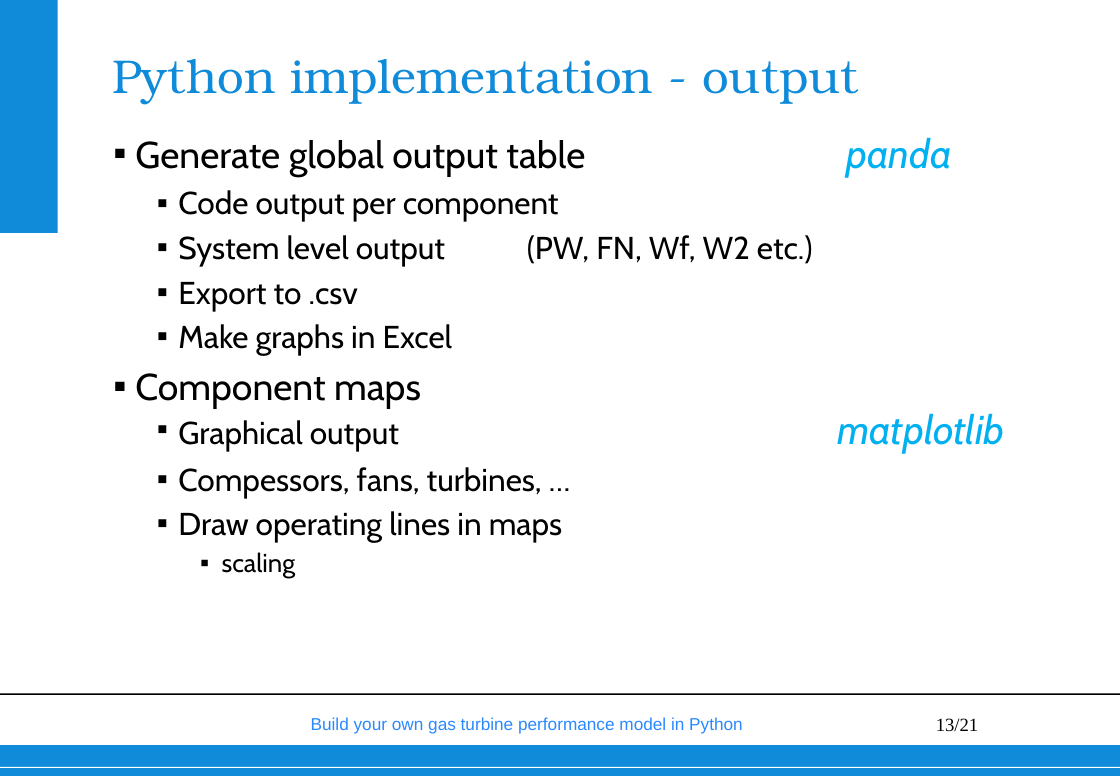
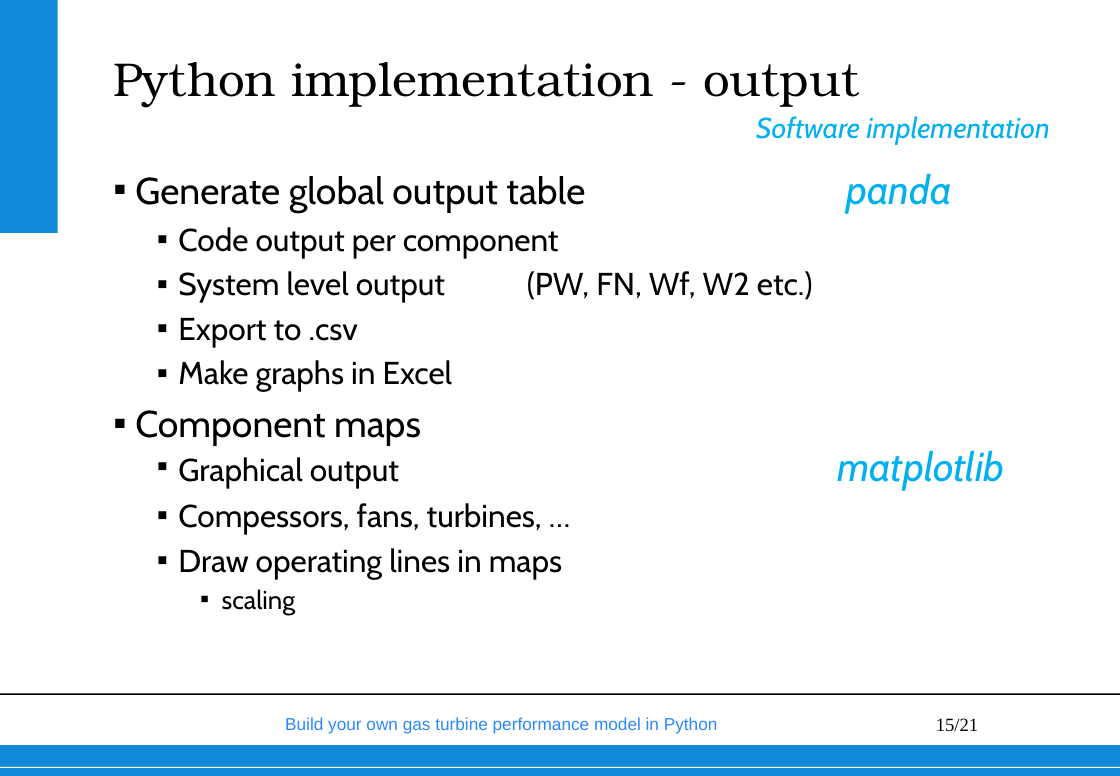
Before and after one commit to wvisser1958/GSPy, a slide deck: slide 15 of doc/Build your own gas turbine performance model from scratch.pptx (slide 13 before the commit). Drawn at 1120x776 pixels with LibreOffice and Linux fonts; fonts in the diff are those of the drawing; background and template pictures are left out. Boxes give left, top, right and bottom in pixels: in the first picture for what was removed or moved away, otherwise in the second. Text is boxed around its words. In the diff, an @@ line names an element or a change of style, - is before the commit and + after.

```diff
--- a/doc/Build your own gas turbine performance model from scratch.pptx
+++ b/doc/Build your own gas turbine performance model from scratch.pptx
@@ title "Python implementation - output" at (113, 62, 859, 107): text colour #108BD9 to #000000; indent changed @@
@@ text added at (756, 116, 1050, 144), 20 pt, text #00B0F0, italic @@
+Software implementation
@@ text "Generate global output table panda": place and size @@
-text "Generate global output table panda" at (135, 137, 1005, 578)
+text "Generate global output table panda" at (135, 173, 1005, 614)
@@ text "Build your own gas turbine ...": place and size @@
-text "Build your own gas turbine ..." at (311, 717, 743, 734)
+text "Build your own gas turbine ..." at (285, 717, 718, 734)
@@ page number at (936, 718, 978, 731): text changed @@
-13/21
+15/21
```
Also in this commit, not shown: 54 other slides changed, 2 slides added, 1 slide removed, 1 other file.
